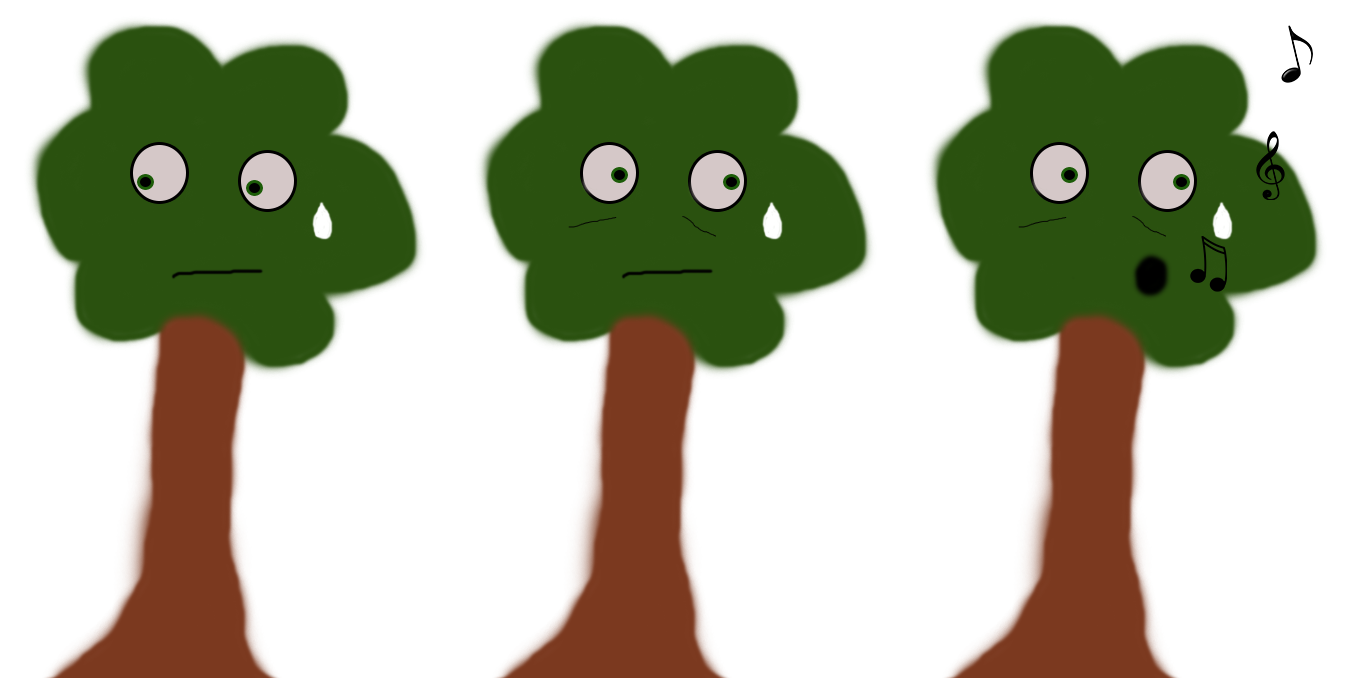
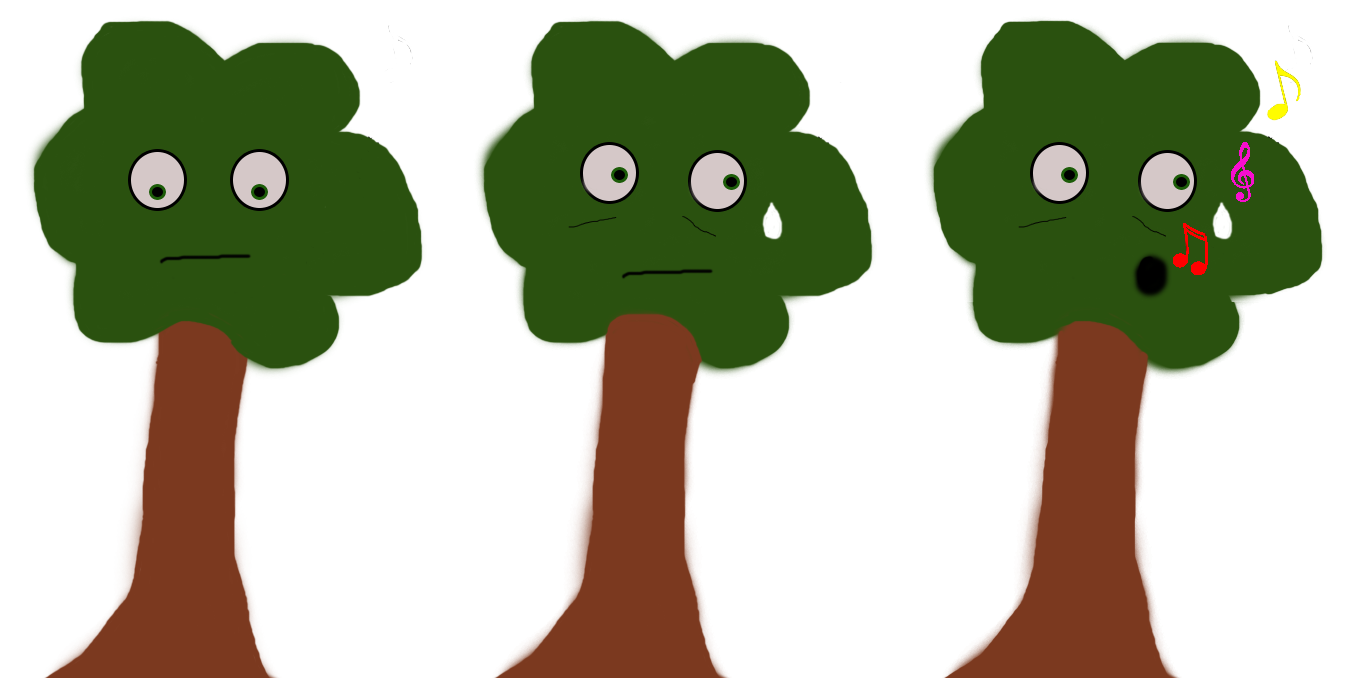
Two versions of the same layered image (1350 x 678). Layer-by-layer changes:
removed layer "Calque 3" over [925, 17, 1326, 678]
painted on "Calque 2" over [498, 232, 715, 437]
added layer "Calque 5" above "Calque 6" over [925, 17, 1326, 678]
added layer "Calque 6" above "Calque 7" over [942, 302, 1258, 678]
added layer "Calque 7" above "Calque 4" over [475, 17, 876, 678]
renamed "Calque 1" to "Calque 4", painted on it over [33, 17, 1061, 678]
